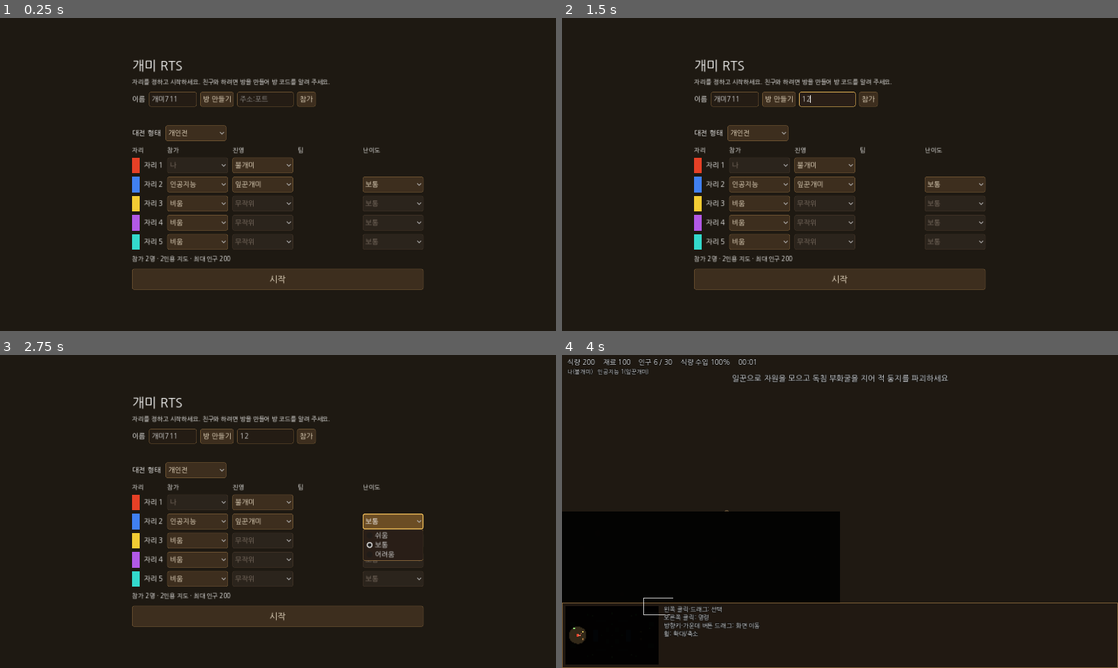
Above: before the commit, frames 1-4 (two rows, left to right).
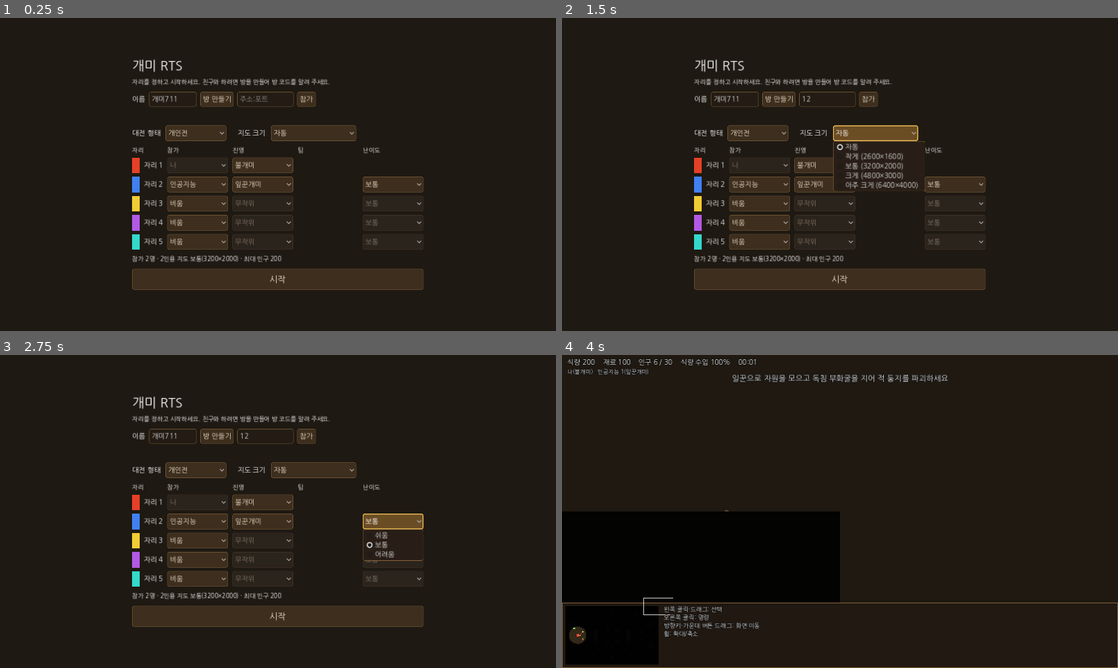
Above: after the commit, the same moments.

Repository: kimsungwoo20/-
Game: Godot game, scene res://scenes/lobby.tscn
The game is run twice, just before and just after one commit, with the same random seed, the same clock (stepped at 60 frames per second) and the same inputs.
Inputs (mouse positions are in pixels of both pictures, inside the frame that each line leads up to):
- Up to frame 1 (0.25 s): no input
- Up to frame 2 (1.5 s): click (828, 99) at 0.52 s; type "12" at 0.6 s; click (873, 133) at 1.25 s, where only the run after the commit has a clickable "자동"
- Up to frame 3 (2.75 s): click "보통" at 2 s
- Up to frame 4 (4 s): click "시작" at 2.75 s; tap Enter at 3.5 s; drag from (612, 636) to (895, 442) at 3.52 s

The runs differ from the first frame. In frame 1, 1.0% of the frame differs, in the area x 34-65%, y 34-78%; in frame 2, 1.8%, in the area x 34-66%, y 23-78%; in frame 3, 1.0%; in frame 4, nothing differs.

Commit message:
Add selectable map sizes from small to huge
Map size becomes a per-match choice in the room screen (auto picks
medium for 2-3 players and large for 4-5). The generator scales base
spacing to the map and adds second expansions, extra camps and central
resources on large and huge maps. The 2-player medium map is unchanged.

Co-Authored-By: Claude Fable 5.2 <noreply@anthropic.com>
Claude-Session: https://claude.ai/code/session_01JYo5aZm2iMUjQtiarmNKzc

Diff:
--- a/godot/scripts/data.gd
+++ b/godot/scripts/data.gd
@@ -2,7 +2,23 @@
 # 공통 규칙 수치. docs/system-design.md 의 [권장] 초기값을 그대로 옮긴 것이다.
 # 진영별로 다른 값은 FACTIONS 와, 유닛·연구의 "faction" 항목에 있다.
 
-const MAP_SIZE = Vector2(3200, 2000)
+# 지도 크기는 판마다 정한다(방 화면의 "지도 크기"). 게임이 시작될 때 MAP_SIZE 를 바꾼다
+static var MAP_SIZE = Vector2(3200, 2000)
+const MAP_SIZES = {
+	"small": {"name": "작게", "size": Vector2(2600, 1600)},
+	"medium": {"name": "보통", "size": Vector2(3200, 2000)},
+	"large": {"name": "크게", "size": Vector2(4800, 3000)},
+	"huge": {"name": "아주 크게", "size": Vector2(6400, 4000)},
+}
+const MAP_SIZE_IDS = ["auto", "small", "medium", "large", "huge"]
+
+# 자동: 2~3인은 보통, 4~5인은 크게. 작은 지도는 4~5인에게 너무 좁아서 보통으로 올린다
+static func map_key(choice, n):
+	if choice == "small" and n >= 4:
+		return "medium"
+	if MAP_SIZES.has(choice):
+		return choice
+	return "medium" if n <= 3 else "large"
 const POP_MAX = 200.0
 const POP_MAX_BIG = 150.0              # 4~5인 판의 최대 인구(화면 안 유닛 수 관리)
 const MAX_PLAYERS = 5
--- a/godot/scripts/game.gd
+++ b/godot/scripts/game.gd
@@ -59,6 +59,8 @@
 var n_players = 2
 var pop_max = 200.0
 var layout = {}
+var map_choice = "auto"
+var map_key = "medium"
 # ---- 온라인 대전 ----
 var net_role = "offline"   # offline / host / client
 var ents = {}              # 고유 번호 -> 유닛·건물·자원 지점
@@ -92,7 +94,9 @@
 		tree_exiting.connect(func(): if net.game == self: net.game = null)
 		net.left.connect(_on_net_left)
 	_setup_players()
-	layout = MapGen.make(n_players)
+	map_key = Data.map_key(map_choice, n_players)
+	Data.MAP_SIZE = Data.MAP_SIZES[map_key]["size"]
+	layout = MapGen.make(n_players, map_key)
 	terrain = TerrainScript.new()
 	terrain.setup(layout["terrain"])
 	world = Node2D.new()
@@ -145,6 +149,7 @@
 	var slots = [{"type": "human", "faction": "fire", "team": 0, "diff": "normal"},
 		{"type": "ai", "faction": "leaf", "team": 1, "diff": "normal"}]
 	var mode = "ffa"
+	var map_arg = "auto"
 	for a in OS.get_cmdline_user_args():
 		if a.begins_with("--p0="):
 			slots[0]["faction"] = a.substr(5)
@@ -165,6 +170,8 @@
 			var ds = a.substr(8).split(",")
 			for i in min(ds.size(), slots.size()):
 				slots[i]["diff"] = ds[i]
+		elif a.begins_with("--map="):
+			map_arg = a.substr(6)
 	if OS.has_feature("web"):
 		var q = str(JavaScriptBridge.eval("window.location.search", true))
 		for part in q.trim_prefix("?").split("&"):
@@ -173,11 +180,14 @@
 				slots[0]["faction"] = kv[1]
 			elif kv.size() == 2 and kv[0] == "ai":
 				slots[1]["faction"] = kv[1]
-	return {"mode": mode, "slots": slots, "balance": false}
+			elif kv.size() == 2 and kv[0] == "map":
+				map_arg = kv[1]
+	return {"mode": mode, "slots": slots, "balance": false, "map": map_arg}
 
 func _setup_players():
 	var cfg = _match_setup()
 	human_id = cfg.get("me", 0)
+	map_choice = cfg.get("map", "auto")
 	var slots = cfg["slots"]
 	match_mode = cfg["mode"]
 	n_players = slots.size()
@@ -245,7 +255,8 @@
 func _setup_map():
 	var rng = RandomNumberGenerator.new()
 	rng.seed = 7
-	for i in 400:
+	# 바닥 장식은 지도 넓이에 비례
+	for i in int(400 * Data.MAP_SIZE.x * Data.MAP_SIZE.y / (3200.0 * 2000.0)):
 		decor.append([Vector2(rng.randf() * Data.MAP_SIZE.x, rng.randf() * Data.MAP_SIZE.y), rng.randf_range(2.0, 7.0), rng.randf_range(-0.05, 0.05)])
 	expansions = layout["expansions"].duplicate()
 	# 참가자 화면: 자원 지점·유닛·건물은 방장이 보내는 상태로 만든다
@@ -343,7 +354,7 @@
 	drop_t += delta
 	if drop_t >= Data.CENTER_DROP_EVERY:
 		drop_t = 0.0
-		var pos = Vector2(1600 + drop_rng.randf_range(-160, 160), 1000 + drop_rng.randf_range(-320, 320))
+		var pos = Data.MAP_SIZE / 2.0 + Vector2(drop_rng.randf_range(-160, 160), drop_rng.randf_range(-320, 320))
 		spawn_corpse(pos, Data.CENTER_DROP_AMOUNT)
 		if not autotest:
 			msg("맵 중앙에 큰 사체가 떨어졌습니다")
--- a/godot/scripts/lobby.gd
+++ b/godot/scripts/lobby.gd
@@ -14,6 +14,7 @@
 
 var rows = []          # 자리마다 {type, faction, team, diff} 옵션 버튼
 var mode_btn
+var map_btn
 var balance_chk
 var info
 var start_btn
@@ -111,6 +112,14 @@
 	balance_chk.tooltip_text = "팀전에서 인원이 적은 팀의 채집 속도를 모자란 인원 1명당 +25%"
 	balance_chk.toggled.connect(func(_b): _refresh())
 	top.add_child(balance_chk)
+	top.add_child(_label("   지도 크기"))
+	var mnames = ["자동"]
+	for k in Data.MAP_SIZE_IDS.slice(1):
+		var sz = Data.MAP_SIZES[k]["size"]
+		mnames.append("%s (%d×%d)" % [Data.MAP_SIZES[k]["name"], int(sz.x), int(sz.y)])
+	map_btn = _option(mnames, 0)
+	map_btn.custom_minimum_size = Vector2(190, 36)
+	top.add_child(map_btn)
 
 	var grid = GridContainer.new()
 	grid.columns = 5
@@ -231,6 +240,7 @@
 		var st = net.lobby
 		mode_btn.select(st["mode"])
 		balance_chk.button_pressed = st["balance"]
+		map_btn.select(st.get("map", 0))
 		for i in rows.size():
 			var r = st["rows"][i]
 			rows[i]["type"].select(r["type"])
@@ -250,7 +260,7 @@
 			nm = net.peers[slot_peer[i]]["name"]
 		rs.append({"type": rows[i]["type"].selected, "faction": rows[i]["faction"].selected,
 			"team": rows[i]["team"].selected, "diff": rows[i]["diff"].selected, "name": nm})
-	return {"mode": mode_btn.selected, "balance": balance_chk.button_pressed, "rows": rs}
+	return {"mode": mode_btn.selected, "balance": balance_chk.button_pressed, "map": map_btn.selected, "rows": rs}
 
 func _refresh():
 	var client = net != null and net.is_client()
@@ -268,6 +278,7 @@
 		join_btn.disabled = net.is_online()
 	mode_btn.disabled = client
 	balance_chk.disabled = client
+	map_btn.disabled = client
 	var team_mode = mode_btn.selected == 1
 	balance_chk.visible = team_mode
 	var n = 0
@@ -293,7 +304,12 @@
 	start_btn.disabled = not ok or client or waiting > 0
 	start_btn.visible = not client
 	var pop = int(Data.POP_MAX if n <= 3 else Data.POP_MAX_BIG)
-	var t = "참가 %d명 · %d인용 지도 · 최대 인구 %d" % [n, n, pop]
+	var choice = Data.MAP_SIZE_IDS[map_btn.selected]
+	var key = Data.map_key(choice, n)
+	var sz = Data.MAP_SIZES[key]["size"]
+	var t = "참가 %d명 · %d인용 지도 %s(%d×%d) · 최대 인구 %d" % [n, n, Data.MAP_SIZES[key]["name"], int(sz.x), int(sz.y), pop]
+	if choice == "small" and key != "small":
+		t += "\n작은 지도는 4~5인에게 좁아서 보통 크기로 합니다"
 	if n < 2:
 		t += "\n인공지능이나 참가자를 1명 이상 넣어야 합니다"
 	elif not ok:
@@ -331,4 +347,5 @@
 			sl["peer"] = slot_peer[i]
 			sl["name"] = net.peers[slot_peer[i]]["name"]
 		slots.append(sl)
-	return {"mode": "team" if team_mode else "ffa", "slots": slots, "balance": team_mode and balance_chk.button_pressed}
+	return {"mode": "team" if team_mode else "ffa", "slots": slots, "balance": team_mode and balance_chk.button_pressed,
+		"map": Data.MAP_SIZE_IDS[map_btn.selected]}
--- a/godot/scripts/mapgen.gd
+++ b/godot/scripts/mapgen.gd
@@ -1,17 +1,18 @@
 extends RefCounted
-# 인원수에 맞는 지도 배치. 2인은 좌우 대칭 지도, 3~5인은 기지를 타원 둘레에 고르게 놓는다.
+# 인원수·크기에 맞는 지도 배치. 2인·보통은 좌우 대칭 지도, 나머지는 기지를 타원 둘레에 고르게 놓는다.
+# 지도가 클수록 기지 사이가 멀어지고, 기지마다 확장 지점과 중앙 자원이 늘어난다.
 # 결과: {"starts": [...], "nodes": [[종류, 위치], ...], "expansions": [...], "camps": [[위치, [종류...]], ...],
 #        "terrain": [[지형 종류, Rect2], ...]}
 const Data = preload("res://scripts/data.gd")
 
-const C = Vector2(1600, 1000)
 const TerrainScript = preload("res://scripts/terrain.gd")
 const RADII = {"seed": 28.0, "litter": 28.0, "aphid": 26.0, "plant": 24.0, "deadwood": 40.0}
 
-static func make(n):
-	if n <= 2:
+# Data.MAP_SIZE 를 먼저 정해 두고 부른다
+static func make(n, key = "medium"):
+	if n <= 2 and key == "medium":
 		return _two()
-	return _radial(n)
+	return _radial(n, key)
 
 static func _mirror(p):
 	return Vector2(Data.MAP_SIZE.x - p.x, p.y)
@@ -52,10 +53,12 @@
 	return p.clamp(Vector2(70, 70), Data.MAP_SIZE - Vector2(70, 70))
 
 # 기지마다 같은 모양: fwd = 중앙 방향, side = 옆 방향. 기지 0 은 왼쪽(사람 자리)
-static func _radial(n):
+static func _radial(n, key):
 	var out = {"starts": [], "nodes": [], "expansions": [], "camps": [], "terrain": []}
-	var rx = 1250.0
-	var ry = 720.0
+	var C = Data.MAP_SIZE / 2.0
+	var rx = Data.MAP_SIZE.x * 0.39
+	var ry = Data.MAP_SIZE.y * 0.36
+	var big = key == "large" or key == "huge"
 	for i in n:
 		var ang = PI + i * TAU / n
 		var s = C + Vector2(cos(ang) * rx, sin(ang) * ry)
@@ -76,6 +79,14 @@
 		out["nodes"].append(["plant", _clampv(e + fwd * -30 + side * -120)])
 		# 기지 근처 유충 무리
 		out["camps"].append([at.call(330, 260), ["grub", "grub"]])
+		# 큰 지도: 반대편 옆으로 두 번째 확장 지점(진딧물·식물·낙엽)
+		if big:
+			var e2 = at.call(650, 520)
+			out["expansions"].append(e2)
+			out["nodes"].append(["aphid", _clampv(e2 + fwd * 110 + side * 40)])
+			out["nodes"].append(["plant", _clampv(e2 + fwd * -30 + side * 130)])
+			out["nodes"].append(["litter", _clampv(e2 + fwd * 120 + side * -110)])
+			out["camps"].append([at.call(900, 250), ["spider"]])
 		# 기지와 중앙 사이 작은 호수(돌아가거나 뗏목·공중으로), 기지 뒤 수목
 		var lake = at.call(560, 160)
 		out["terrain"].append([1, Rect2(lake - Vector2(56, 56), Vector2(112, 112))])
@@ -88,6 +99,16 @@
 		var m = a.lerp(b, 0.5).lerp(C, 0.3)
 		out["camps"].append([_clampv(m), ["spider"]])
 		out["nodes"].append(["plant", _clampv(m + (C - m).normalized() * 130)])
+	# 큰 지도: 중앙 둘레에 진딧물·식물 고리, 아주 큰 지도는 양옆에 고목을 하나씩 더
+	if big:
+		for i in 6:
+			var ang = i * TAU / 6.0 + 0.3
+			var p = C + Vector2(cos(ang) * rx * 0.42, sin(ang) * ry * 0.42)
+			out["nodes"].append(["aphid" if i % 2 == 0 else "plant", _clampv(p)])
+	if key == "huge":
+		for side_x in [-1.0, 1.0]:
+			out["nodes"].append(["deadwood", C + Vector2(side_x * rx * 0.55, 0)])
+			out["camps"].append([C + Vector2(side_x * rx * 0.55, -110), ["mantis"]])
 	# 중앙: 고목과 그것을 지키는 사마귀, 주위 식물
 	out["nodes"].append(["deadwood", C])
 	out["camps"].append([C + Vector2(0, -120), ["mantis"]])
--- a/godot/tests/match.gd
+++ b/godot/tests/match.gd
@@ -44,7 +44,36 @@
 		print("RESULT fails=%d" % fails)
 		quit(1 if fails > 0 else 0)
 		return
-	# 지도 검증(2~5인)
+	# 지도 검증(크기 4종 × 2~5인)
+	for key in ["small", "medium", "large", "huge"]:
+		for n in [2, 3, 4, 5]:
+			if Data.map_key(key, n) != key:
+				continue
+			Data.MAP_SIZE = Data.MAP_SIZES[key]["size"]
+			var L = MapGen.make(n, key)
+			var T = TerrainScript.new()
+			T.setup(L["terrain"])
+			var s0 = L["starts"][0]
+			var bad = 0
+			for e in L["nodes"]:
+				if T.kind_at(e[1]) != 0 or not T.reachable(s0, e[1], "ground"):
+					bad += 1
+			for e in L["expansions"] + L["starts"]:
+				if not T.can_build(e, 40) or not T.reachable(s0, e, "ground"):
+					bad += 1
+			for c in L["camps"]:
+				if not T.passable(c[0], "ground") or not T.reachable(s0, c[0], "ground"):
+					bad += 1
+			var md = 1e9
+			for i in n:
+				for j in range(i + 1, n):
+					md = min(md, L["starts"][i].distance_to(L["starts"][j]))
+			check(bad == 0 and md > 800.0, "%s %d인: 자원·확장·무리가 모두 쓸 수 있고 기지 사이 %d 이상" % [Data.MAP_SIZES[key]["name"], n, int(md)])
+	check(Data.map_key("small", 5) == "medium" and Data.map_key("auto", 2) == "medium" and Data.map_key("auto", 4) == "large", "작게는 4~5인에서 보통으로, 자동은 2~3인 보통·4~5인 크게")
+	var big2 = MapGen.make(2, "large")
+	Data.MAP_SIZE = Data.MAP_SIZES["medium"]["size"]
+	check(big2["expansions"].size() > MapGen.make(3, "medium")["expansions"].size() / 3 * 2, "큰 지도에는 기지마다 확장 지점이 더 있다")
+	Data.MAP_SIZE = Data.MAP_SIZES["medium"]["size"]
 	for n in [2, 3, 4, 5]:
 		var L = MapGen.make(n)
 		var T = TerrainScript.new()
@@ -80,6 +109,14 @@
 		check(fair, "%d인 지도: 모든 기지 옆에 씨앗·낙엽·진딧물" % n)
 	check(MapGen.make(2)["nodes"].size() == 21, "2인 지도는 기존 대칭 지도 그대로")
 
+	# 판마다 지도 크기가 정해진다
+	var gm = await start_game({"mode": "ffa", "slots": slots(["fire", "leaf"]), "balance": false, "map": "huge"})
+	check(Data.MAP_SIZE == Vector2(6400, 4000) and gm.terrain.w == 200 and gm.fog.w == 200, "아주 크게: 지도·지형·안개가 6400×4000")
+	await end_game(gm)
+	gm = await start_game({"mode": "ffa", "slots": slots(["fire", "leaf"]), "balance": false})
+	check(Data.MAP_SIZE == Vector2(3200, 2000), "다음 판은 다시 자동 크기(2인 보통)")
+	await end_game(gm)
+
 	# 5인 개인전
 	var g = await start_game({"mode": "ffa", "slots": slots(["fire", "leaf", "weaver", "trap", "army"]), "balance": false})
 	for ai in g.ais:
Not shown, changed: docs/play/index.pck
Not shown, changed: docs/system-design.md
